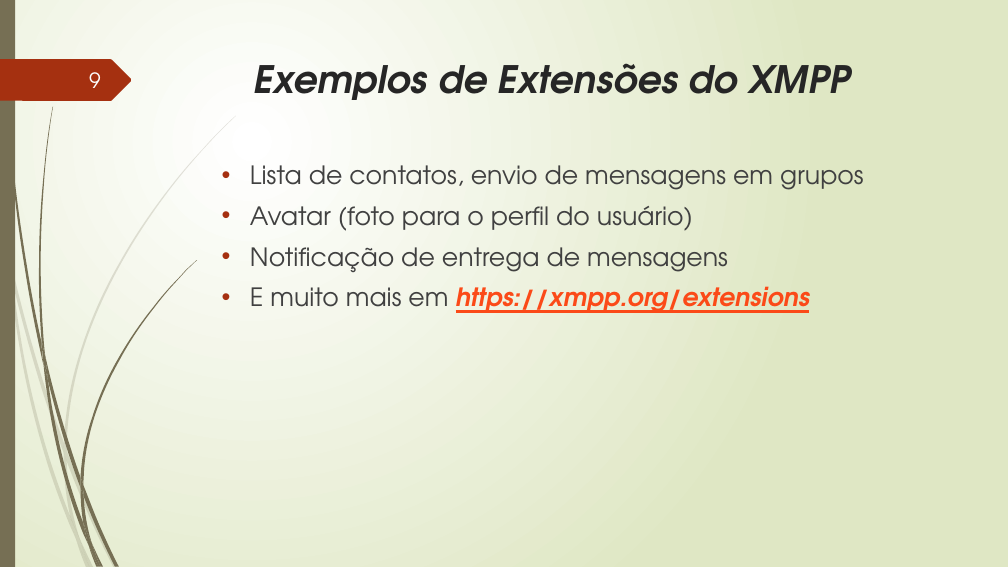
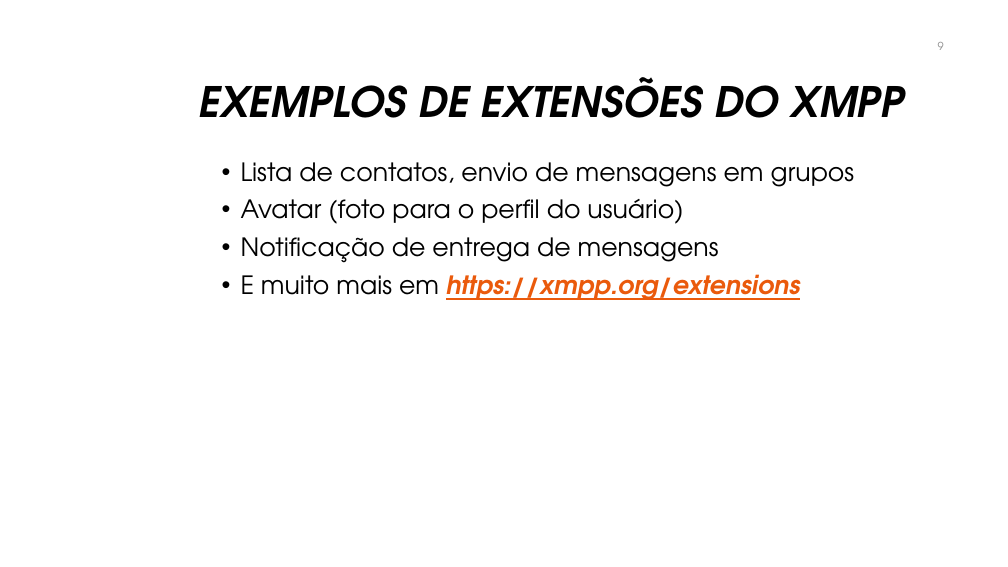
Before and after one commit to manoelcampos/sistemas-distribuidos, a slide deck: slide 9 of projects/06-xmpp-chat-client/xmpp.pptx. Drawn at 1008x567 pixels with LibreOffice and Linux fonts; fonts in the diff are those of the drawing; background and template pictures are left out. Boxes give left, top, right and bottom in pixels: in the first picture for what was removed or moved away, otherwise in the second. Text is boxed around its words. In the diff, an @@ line names an element or a change of style, - is before the commit and + after.

```diff
--- a/projects/06-xmpp-chat-client/xmpp.pptx
+++ b/projects/06-xmpp-chat-client/xmpp.pptx
@@ background gradient #FFFFFF to #DFE8C4 to #FFFFFF @@
@@ rectangle removed at (x1=0, y1=0, x2=15, y2=567) @@
@@ freeform shape removed at (x1=0, y1=59, x2=132, y2=101) @@
@@ title "EXEMPLOS DE EXTENSÕES DO XMPP" at (x1=199, y1=77, x2=903, y2=118): vertical alignment top to middle @@
@@ page number moved from (x1=89, y1=72, x2=101, y2=88) to (x1=938, y1=42, x2=944, y2=50) @@
@@ page number at (x1=938, y1=42, x2=944, y2=50): size 20 to 10.5 pt, text colour #FEFFFF to #8C8C8C @@
@@ title at (x1=199, y1=77, x2=903, y2=118): text changed; size 36 to 40 pt; text colour #262626 to #000000 @@
-Exemplos de Extensões do XMPP
+EXEMPLOS DE EXTENSÕES DO XMPP
@@ text "Lista de contatos, envio de ..." at (x1=241, y1=162, x2=855, y2=300): text colour #404040 to #000000 in "Lista de contatos, envio de mensagens em ...", "Avatar (foto para o perfil do usuário)", "Notificação de entrega de mensagens", "E muito mais em"; text colour #FB4A18 to #EA5A0C in "https://xmpp.org/extensions"; indent changed; line spacing 1 to 0.9 @@
@@ group removed at (x1=0, y1=116, x2=236, y2=567): 10 freeform shapes @@
@@ group removed at (x1=2, y1=0, x2=197, y2=567): 12 freeform shapes @@
```
Also in this commit, not shown: 16 other slides changed, 2 other files.
